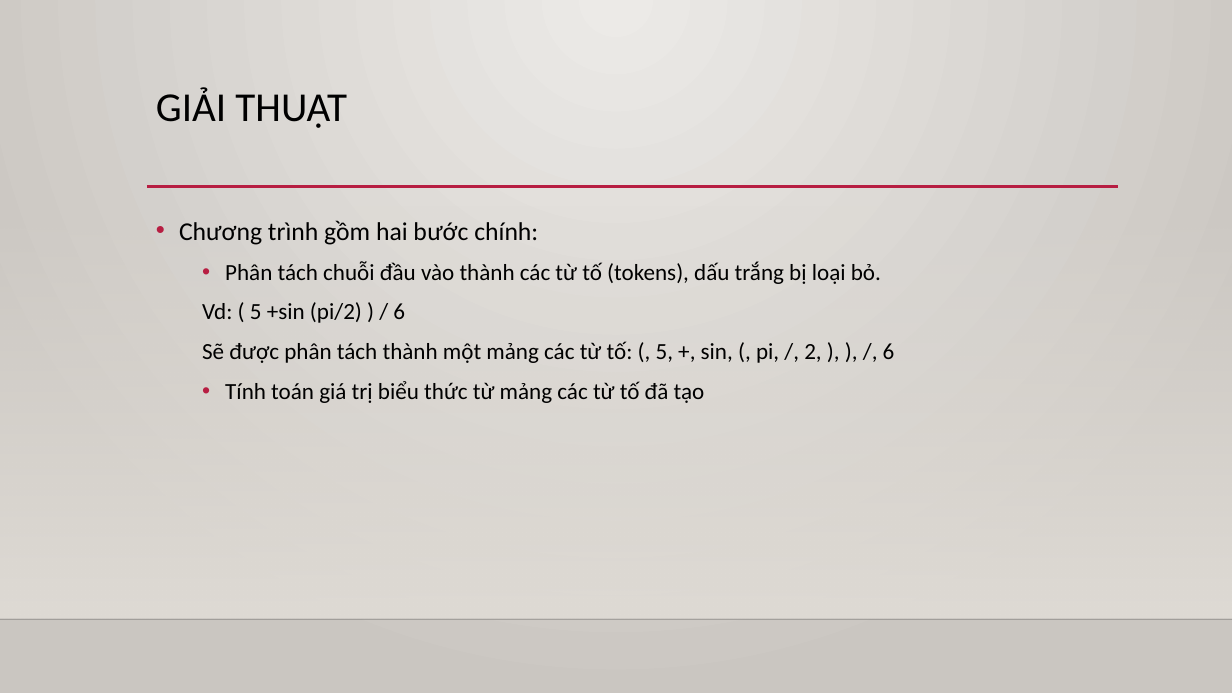
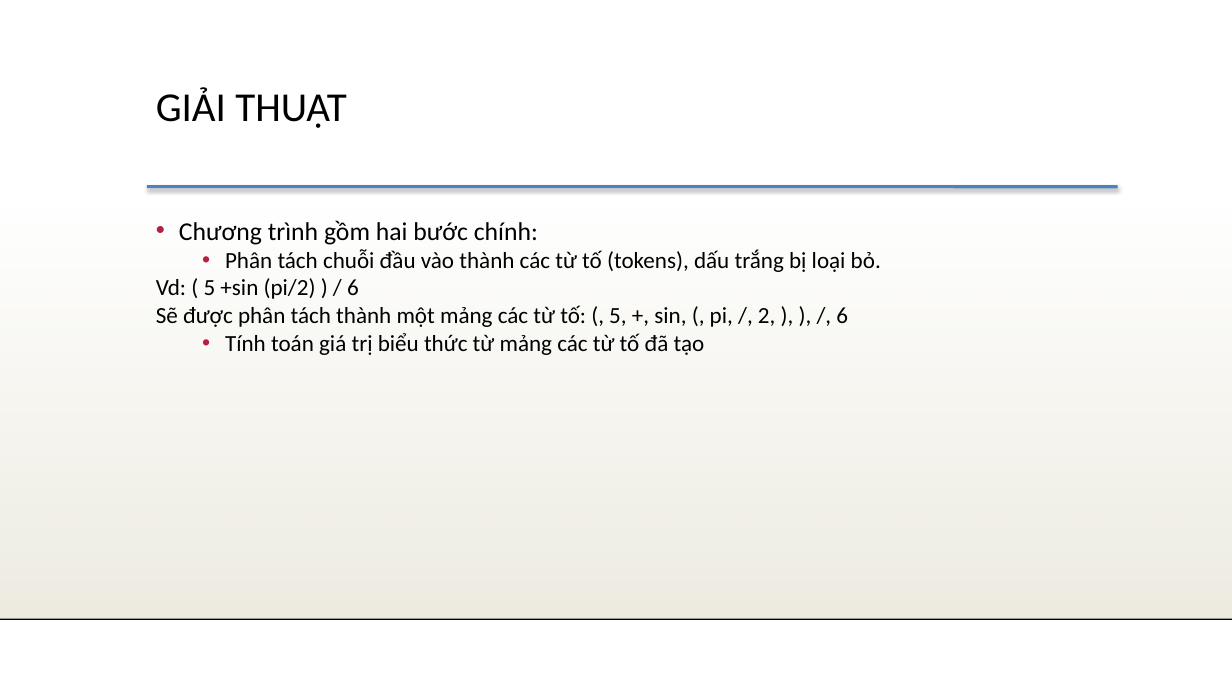
Before and after one commit to QuangTung97/Linux-and-Open-Source, a slide deck: slide 3 of report.pptx. Drawn at 1232x693 pixels with LibreOffice and Linux fonts; fonts in the diff are those of the drawing; background and template pictures are left out. Boxes give left, top, right and bottom in pixels: in the first picture for what was removed or moved away, otherwise in the second. Text is boxed around its words. In the diff, an @@ line names an element or a change of style, - is before the commit and + after.

```diff
--- a/report.pptx
+++ b/report.pptx
@@ background gradient #ECEAE7 to #CAC7C1 to #FFFFFF @@
@@ rectangle at (x1=0, y1=204, x2=1232, y2=619): fill gradient #DFDBD5 to gradient #EEECE1 @@
@@ text "Chương trình gồm hai bước ..." at (x1=156, y1=220, x2=881, y2=355): less space between paragraphs; line spacing 1.2 to 1; list level 2 to 1 in "Vd: ( 5 +sin (pi/2) ..."; list level 2 to 1 in "Sẽ được phân tách thành ..." @@
@@ line (147, 187) - (1118, 187): stroke #B71E42 2.5 pt to #4F81BD 2.49 pt @@
@@ line (0, 619) - (1232, 619): stroke #000001 1 pt to #000001 0.99 pt @@
```
Also in this commit, not shown: 16 other slides changed.
